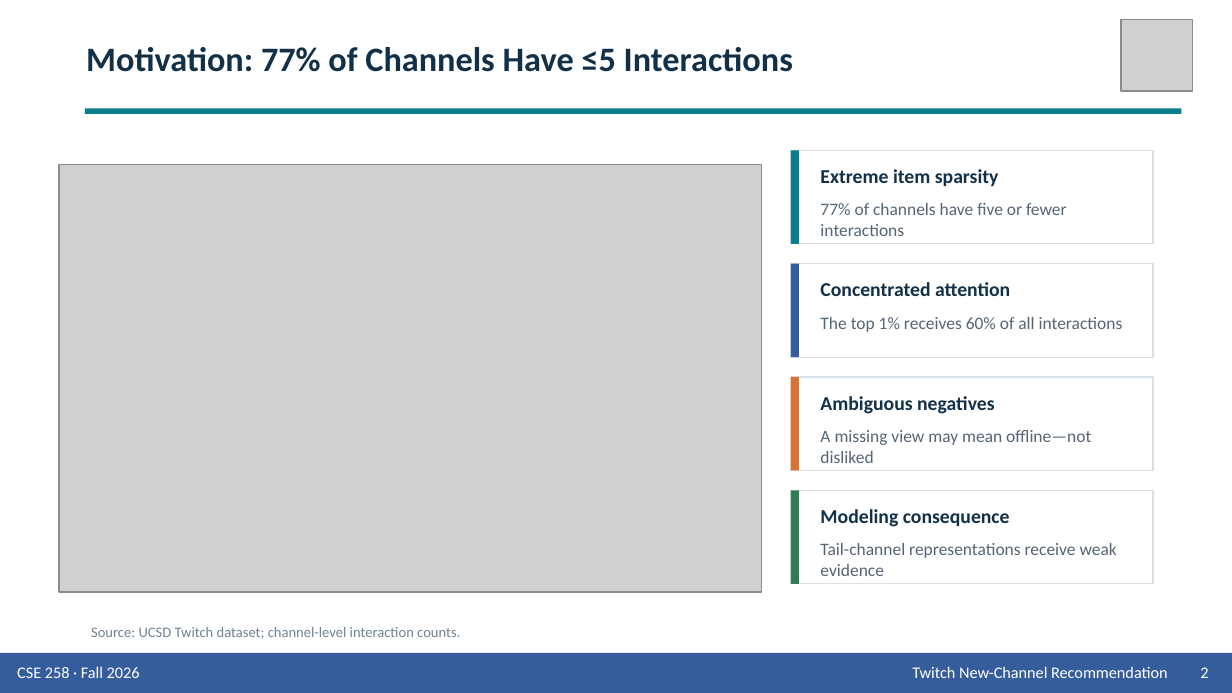
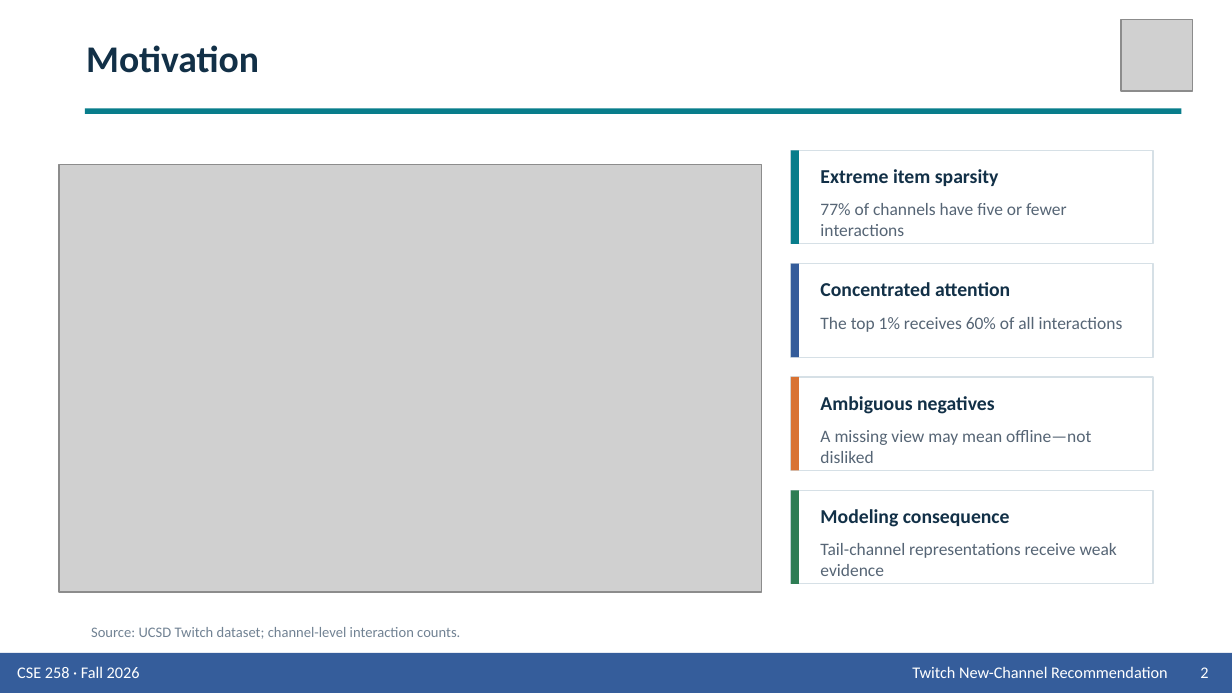
Before and after one commit to Wen-Chieh-Lo/You-know-who-did-God-did-, a slide deck: slide 2 of presentation/Group_9_Presentation_Twitch.pptx. Drawn at 1232x693 pixels with LibreOffice and Linux fonts; fonts in the diff are those of the drawing; grey boxes stand for pictures. Boxes give left, top, right and bottom in pixels: in the first picture for what was removed or moved away, otherwise in the second. Text is boxed around its words. In the diff, an @@ line names an element or a change of style, - is before the commit and + after.

```diff
--- a/presentation/Group_9_Presentation_Twitch.pptx
+++ b/presentation/Group_9_Presentation_Twitch.pptx
@@ text at <box>86,45,259,73</box>: text changed; size 20 to 22 pt @@
-Motivation: 77% of Channels Have ≤5 Interactions
+Motivation
```
Also in this commit, not shown: 12 other slides changed, 2 other files.
